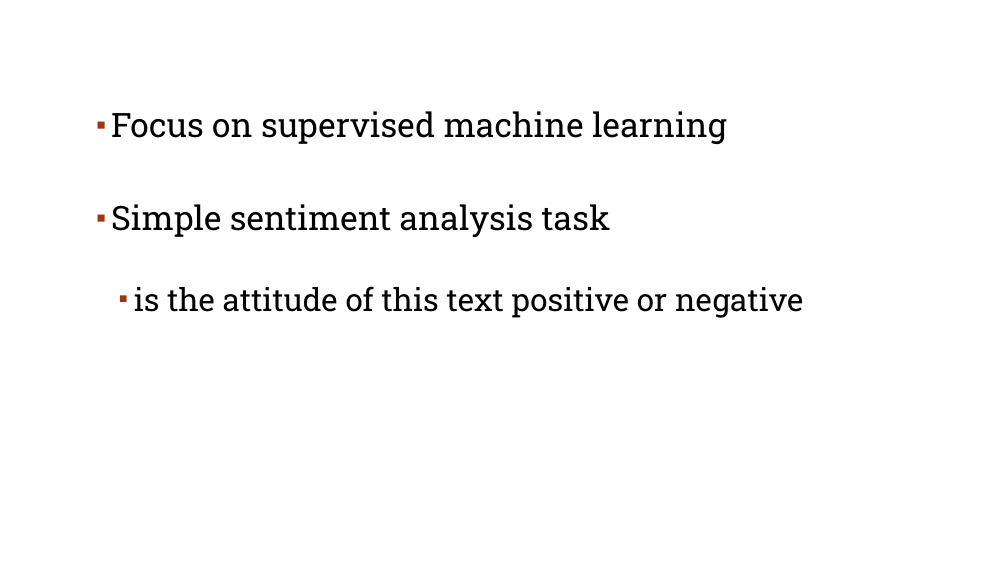
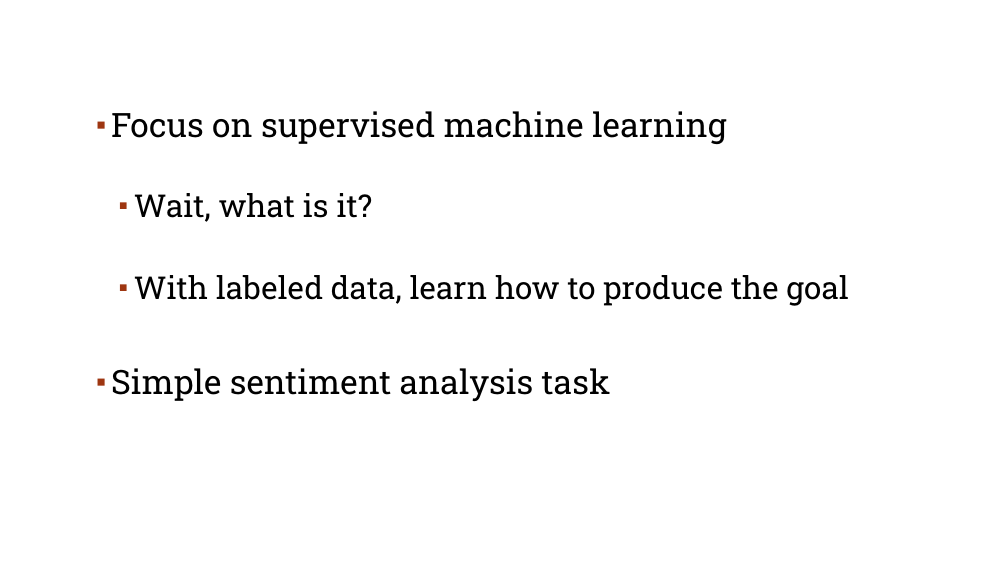
Before and after one commit to YeabinMoonEcon/BUS211, a slide deck: slide 5 of Summer2023/BUS243/lecture_note/lecture4.pptx. Drawn at 1008x567 pixels with LibreOffice and Linux fonts; fonts in the diff are those of the drawing; background and template pictures are left out. Boxes give left, top, right and bottom in pixels: in the first picture for what was removed or moved away, otherwise in the second. Text is boxed around its words. In the diff, an @@ line names an element or a change of style, - is before the commit and + after.

```diff
--- a/Summer2023/BUS243/lecture_note/lecture4.pptx
+++ b/Summer2023/BUS243/lecture_note/lecture4.pptx
@@ text at box(134, 193, 849, 306): paragraphs added @@
+  ▪ Wait, what is it?
+  ▪ With labeled data, learn how to produce the goal
@@ text at box(134, 286, 803, 318): paragraph removed @@
-  ▪ is the attitude of this text positive or negative
```
Also in this commit, not shown: 4 other slides changed, 2 slides added, 3 other files.
